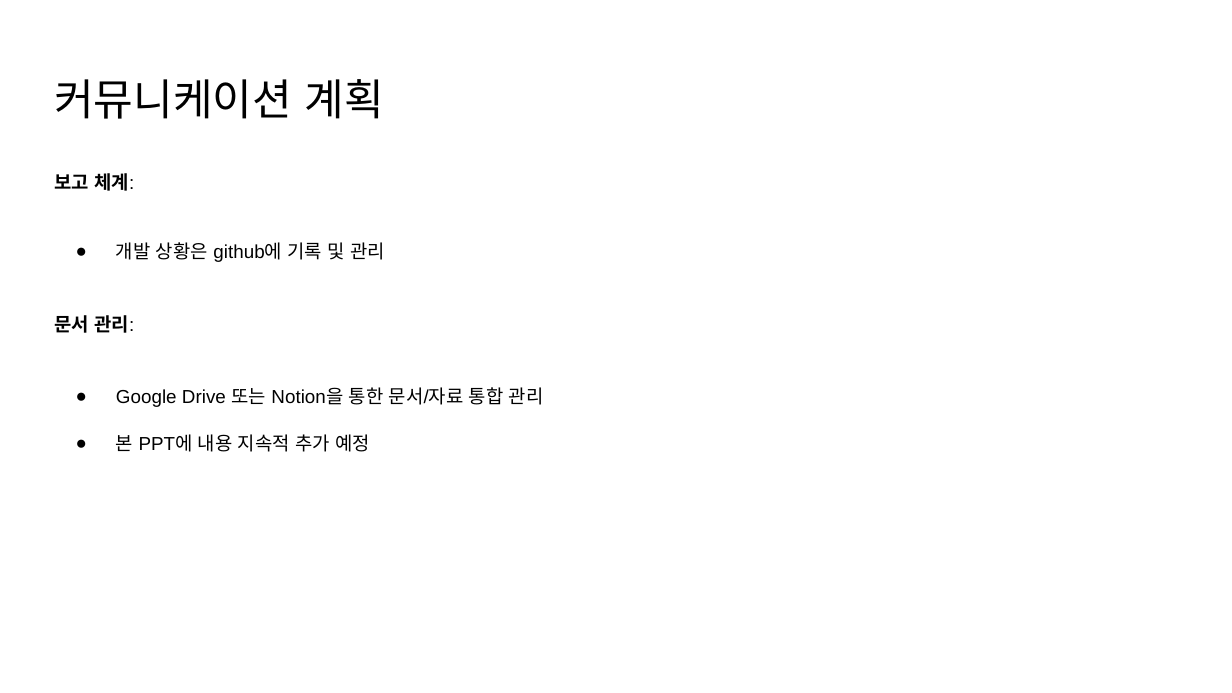
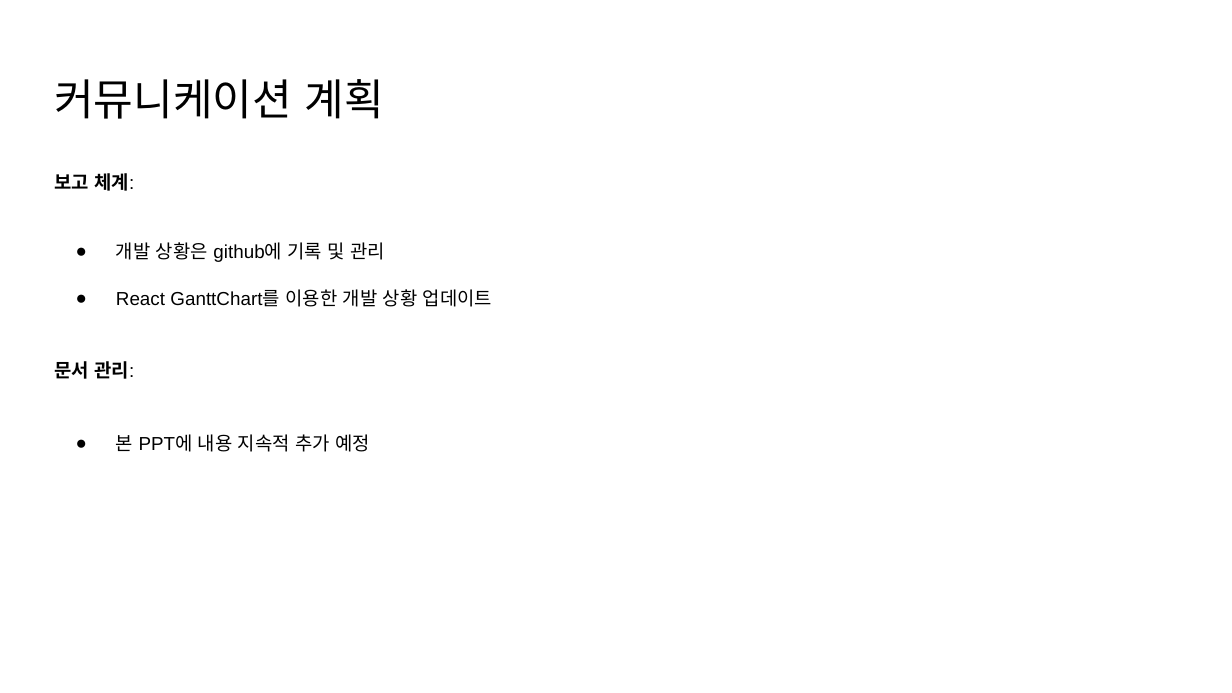
Before and after one commit to yurei55/TIL, a slide deck: slide 6 of K-TASTE/K-Taste.pptx. Drawn at 1232x693 pixels with LibreOffice and Linux fonts; fonts in the diff are those of the drawing. Boxes give left, top, right and bottom in pixels: in the first picture for what was removed or moved away, otherwise in the second. Text is boxed around its words. In the diff, an @@ line names an element or a change of style, - is before the commit and + after.

```diff
--- a/K-TASTE/K-Taste.pptx
+++ b/K-TASTE/K-Taste.pptx
@@ text at (116,289,492,307): paragraph added @@
+● React GanttChart를 이용한 개발 상황 업데이트
@@ text at (116,387,544,407): paragraph removed @@
-● Google Drive 또는 Notion을 통한 문서/자료 통합 관리
```
Also in this commit, not shown: 10 other slides changed, 2 slides added.
